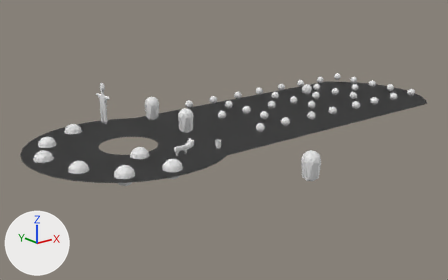
Before and after pictures for a commit that changed the Blender file scenes/starbucks.blend.
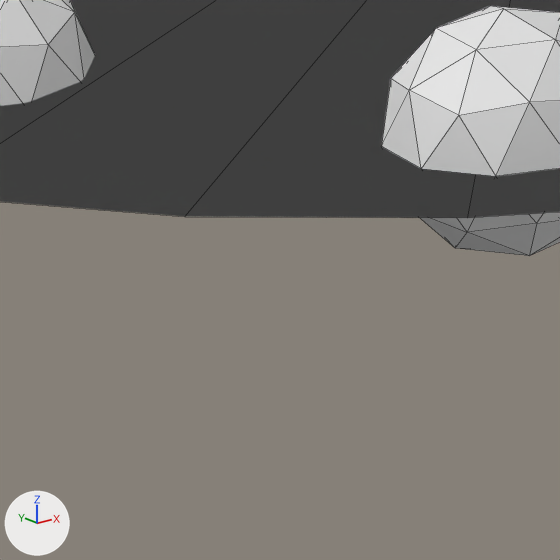
Each version is shown whole from a 50 mm camera at (-34.3, -52.1, 22.1) aimed at (13.1, 7.1, -1.6), then close up on the part from 18% to 29% of the width and 59% to 76% of the height. The lights are fixed; the arrows at lower left show +X, +Y and +Z. The close-ups show mesh edges as thin lines.

Objects in the first close-up: 'Milk', 'Platform', 'Sugar', 'WalkMesh'.
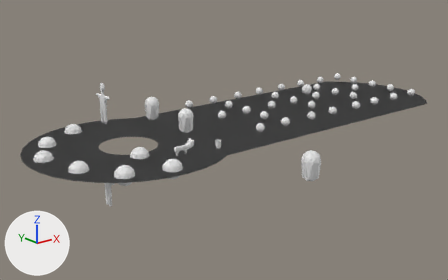
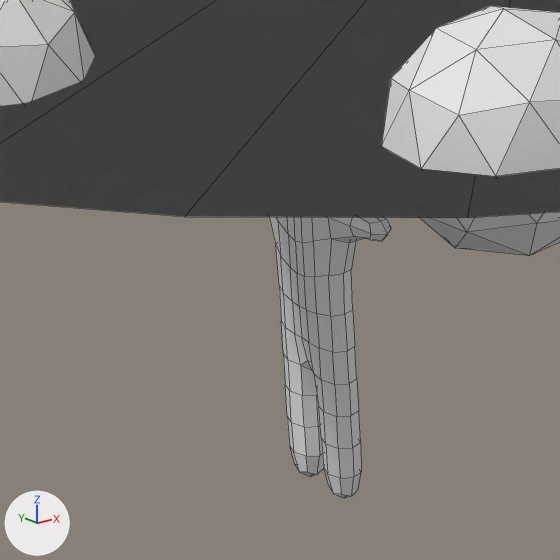
Location of each change, (x1, y1, x2, y2) in pixels of the close-ups (560 x 560 px):
'Human', added
    after: (269, 217, 391, 498)

What the commit changed:
Material 'Material.001' (mat_material_001) is new.
Its base color is (0.8, 0.8, 0.8) (white #e7e7e7).
Its roughness is 0.4.
Mesh me_human is new.
It has 298 vertices, 296 faces and spans x -0.72..0.72, y -4.56..4.56, z -6.44..7.32.
It uses material mat_material_001 (white #e7e7e7).
Object 'Human' (ob_human) is new; it shows me_human.
Its location is (2.25, 18.41, -8.71).
Its rotation in degrees is (0, 180, 0).
Its scale is (0.393, 0.393, 0.393).
